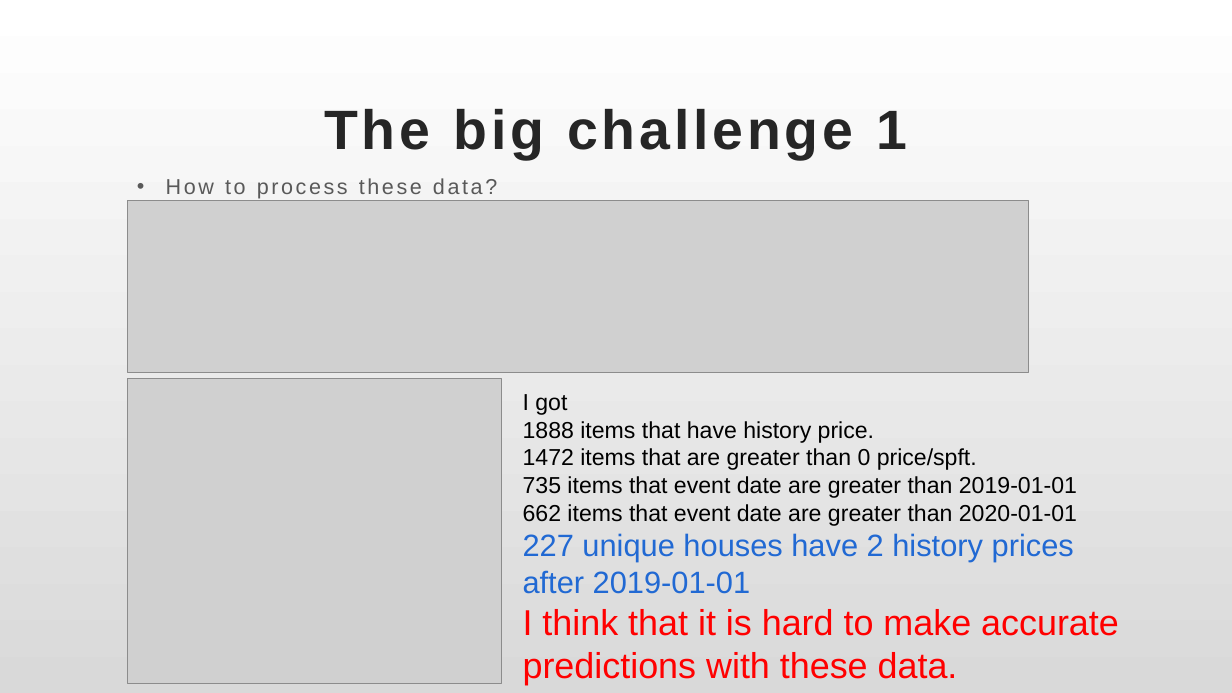
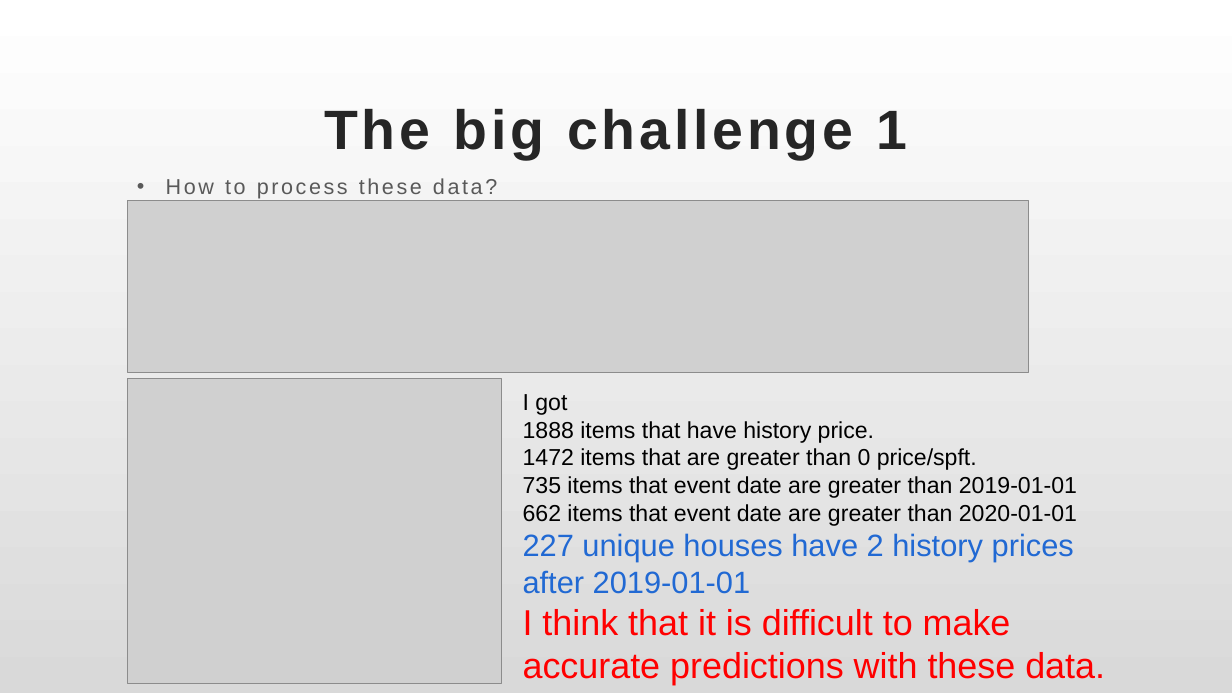
Before and after one commit to Yuehao-Wang/AIM-5001, a slide deck: slide 12 of Y_Wang_Final_Project_Presentation.pptx. Drawn at 1232x693 pixels with LibreOffice and Linux fonts; fonts in the diff are those of the drawing; grey boxes stand for pictures. Boxes give left, top, right and bottom in pixels: in the first picture for what was removed or moved away, otherwise in the second. Text is boxed around its words. In the diff, an @@ line names an element or a change of style, - is before the commit and + after.

```diff
--- a/Y_Wang_Final_Project_Presentation.pptx
+++ b/Y_Wang_Final_Project_Presentation.pptx
@@ text at (523, 609, 1105, 685): text changed @@
-I think that it is hard to make accurate predictions with these data.
+I think that it is difficult to make accurate predictions with these data.
```
Also in this commit, not shown: 1 other slide changed.
